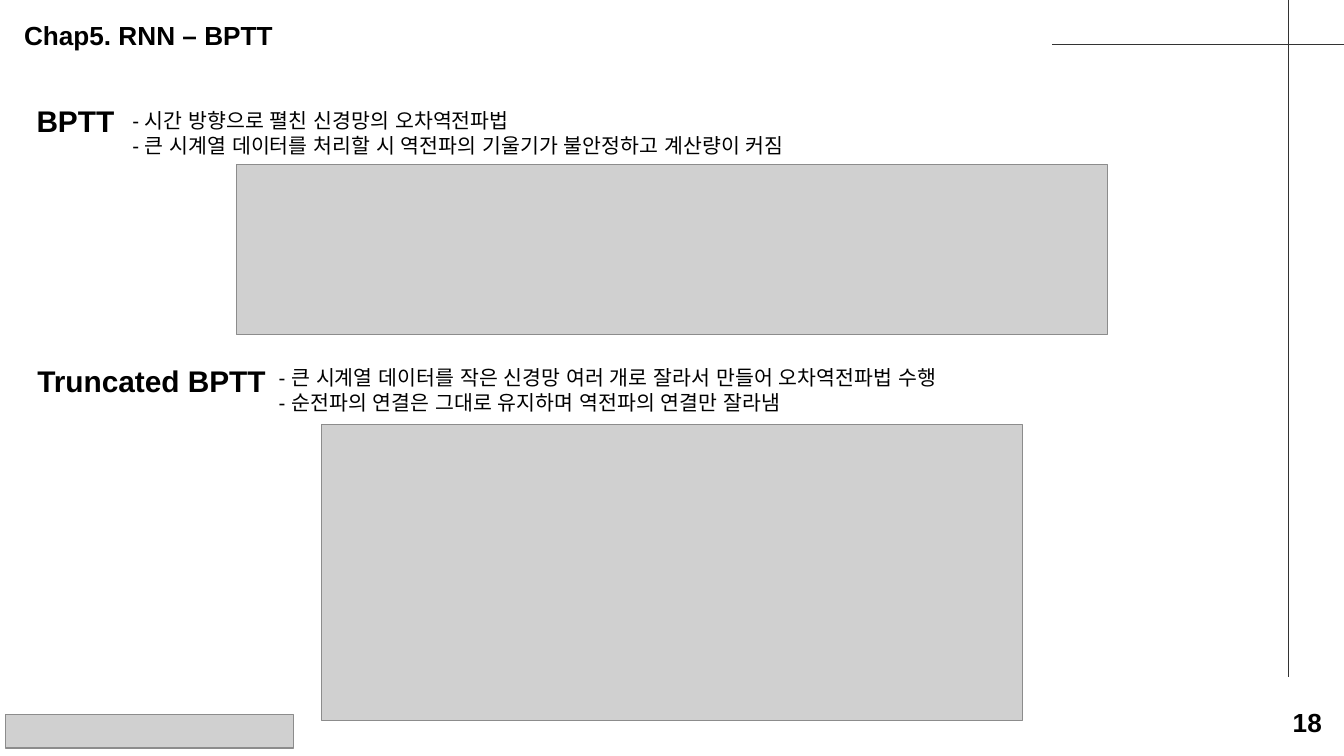
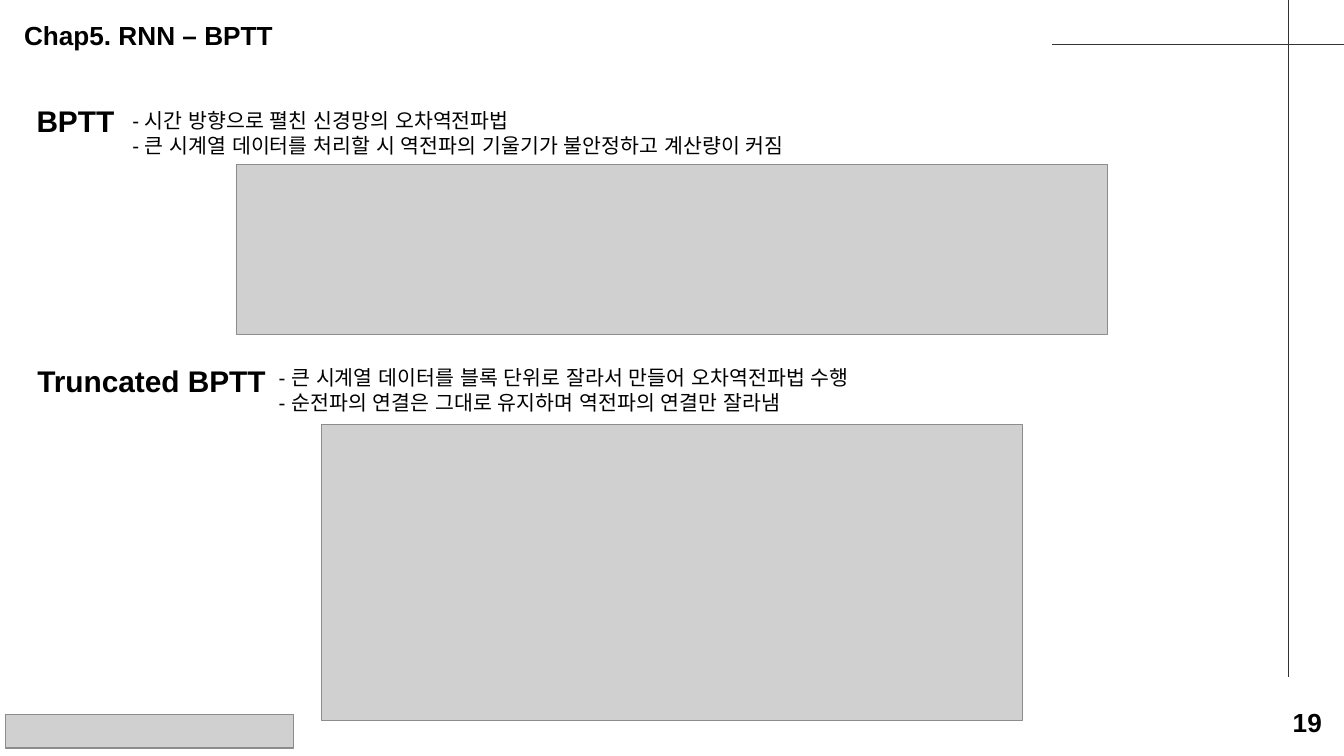
Before and after one commit to seungdeng/Deep-Learning-from-Scratch, a slide deck: slide 22 of study/발표자료/20250220_밑딥2_이승건_chap2345발표자료.pptx (slide 18 before the commit). Drawn at 1344x756 pixels with LibreOffice and Linux fonts; fonts in the diff are those of the drawing; grey boxes stand for pictures. Boxes give left, top, right and bottom in pixels: in the first picture for what was removed or moved away, otherwise in the second. Text is boxed around its words. In the diff, an @@ line names an element or a change of style, - is before the commit and + after.

```diff
--- a/study/발표자료/20250220_밑딥2_이승건_chap2345발표자료.pptx
+++ b/study/발표자료/20250220_밑딥2_이승건_chap2345발표자료.pptx
@@ text at bbox=[291, 368, 849, 387]: text changed @@
-- 큰 시계열 데이터를 작은 신경망 여러 개로 잘라서 만들어 오차역전파법 수행
+- 큰 시계열 데이터를 블록 단위로 잘라서 만들어 오차역전파법 수행
@@ text at bbox=[1293, 713, 1322, 733]: text changed @@
-18
+19
```
Also in this commit, not shown: 12 other slides changed, 5 slides added, 1 slide removed.
